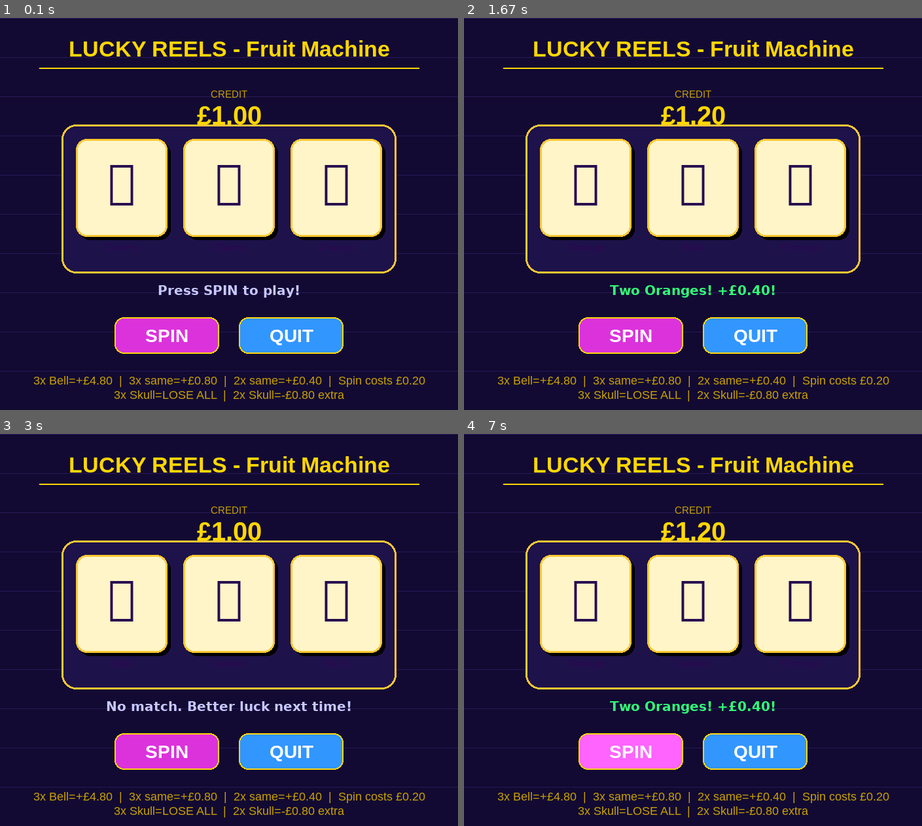
Above: before the commit, frames 1-4 (two rows, left to right).
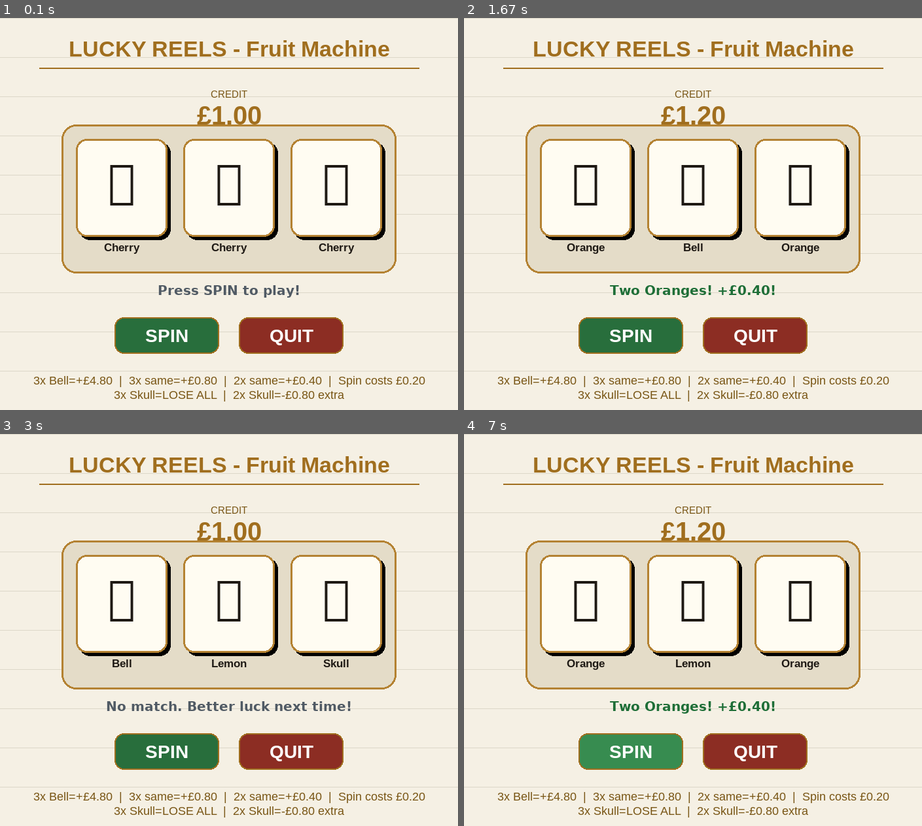
Above: after the commit, the same moments.

Repository: reveleigh/A-Level-Coding-Challenge-Solutions
Game: pygame game, started from Fruit Machine/Pygame/main.py
Same seed, same stepped clock (60 frames per second), same inputs: the game is played once before the commit and once after it.
Inputs (mouse positions are in pixels of both pictures, inside the frame that each line leads up to):
- Up to frame 1 (0.1 s): no input
- Up to frame 2 (1.67 s): click "SPIN" at 0.38 s; click (697, 237) at 0.72 s
- Up to frame 3 (3 s): click "SPIN" at 2.05 s; click (206, 731) at 2.38 s
- Up to frame 4 (7 s): click (624, 743) at 6.72 s

The runs differ from the first frame. In frame 1, 99% of the frame differs, in the area x 0-100%, y 0-100%; in frame 2, 99%; in frame 3, 99%; in frame 4, 99%.

Commit message:
Retheme all Pygame apps: light backgrounds, no purples or neon

Diff:
--- a/Factorial Finder/Pygame/main.py
+++ b/Factorial Finder/Pygame/main.py
@@ -77,14 +77,14 @@
 FPS           = 60      # Frames per second – how often we redraw the screen
 
 # --- Colours (Pygame uses RGB tuples: Red, Green, Blue  0-255) ---
-COLOUR_BG         = (20,  20,  40)   # Dark navy background
-COLOUR_TITLE      = (180, 140, 255)  # Soft purple for the title
-COLOUR_LABEL      = (200, 200, 220)  # Light grey for labels
-COLOUR_BOX_NORMAL = (50,  50,  80)   # Input box colour (inactive)
-COLOUR_BOX_ACTIVE = (80,  80, 140)   # Input box colour (when the user is typing)
-COLOUR_BOX_BORDER = (120, 100, 200)  # Border of the input box
-COLOUR_RESULT     = (100, 255, 180)  # Bright green for the answer
-COLOUR_ERROR      = (255, 100, 100)  # Red for error messages
+COLOUR_BG         = (245, 243, 238)  # Warm off-white background
+COLOUR_TITLE      = ( 50,  80, 100)  # Dark slate blue for the title
+COLOUR_LABEL      = ( 90, 100, 110)  # Mid-grey for labels
+COLOUR_BOX_NORMAL = (225, 222, 215)  # Input box colour (inactive)
+COLOUR_BOX_ACTIVE = (255, 255, 252)  # Input box colour (when the user is typing)
+COLOUR_BOX_BORDER = ( 80, 120, 150)  # Border of the input box
+COLOUR_RESULT     = ( 30, 120,  80)  # Forest green for the answer
+COLOUR_ERROR      = (180,  50,  40)  # Deep red for error messages
 COLOUR_WHITE      = (255, 255, 255)
 
 # --- Step 3: Create the window ---
@@ -260,7 +260,7 @@
         screen.blit(error_surf, (error_x, 320))
 
     # --- Footer hint ---
-    hint_surf = font_label.render("Backspace to clear  |  Enter to calculate", True, (80, 80, 110))
+    hint_surf = font_label.render("Backspace to clear  |  Enter to calculate", True, (150, 155, 160))
     hint_x = (WINDOW_WIDTH - hint_surf.get_width()) // 2
     screen.blit(hint_surf, (hint_x, 370))
 
--- a/Fruit Machine/Pygame/main.py
+++ b/Fruit Machine/Pygame/main.py
@@ -26,26 +26,26 @@
 WINDOW_HEIGHT = 600    # Height of the game window in pixels
 FPS           = 60     # Frames per second — how often the screen is redrawn
 
-# --- Vegas Neon Colour Palette (R, G, B tuples, each value 0-255) ---
-COLOUR_BG           = (18,  10,  50)   # Deep navy/purple background
-COLOUR_PANEL        = (30,  18,  75)   # Slightly lighter panel behind reels
-COLOUR_REEL_BG      = (255, 245, 200)  # Warm cream background for each reel box
-COLOUR_REEL_OUTLINE = (255, 200,  50)  # Bright gold outline around reel boxes
-COLOUR_GOLD         = (255, 215,   0)  # Pure gold — used for headings & credit
-COLOUR_GOLD_DARK    = (200, 160,   0)  # Darker gold for shadows / disabled text
+# --- British Seaside Arcade Colour Palette (R, G, B tuples, each value 0-255) ---
+COLOUR_BG           = (245, 240, 228)  # Warm ivory background
+COLOUR_PANEL        = (228, 220, 200)  # Slightly darker cream panel behind reels
+COLOUR_REEL_BG      = (255, 252, 242)  # Bright warm white for each reel box
+COLOUR_REEL_OUTLINE = (180, 130,  50)  # Warm antique gold outline around reel boxes
+COLOUR_GOLD         = (160, 110,  30)  # Antique gold — headings & credit
+COLOUR_GOLD_DARK    = (120,  85,  20)  # Darker gold for shadows / disabled text
 COLOUR_WHITE        = (255, 255, 255)  # Pure white
 COLOUR_BLACK        = (  0,   0,   0)  # Pure black
-COLOUR_TEXT_DARK    = ( 40,  10,  80)  # Very dark purple — text on light surfaces
-COLOUR_RESULT_WIN   = ( 50, 255, 120)  # Bright green — winning result messages
-COLOUR_RESULT_LOSS  = (255,  80,  80)  # Bright red — losing result messages
-COLOUR_RESULT_NEUT  = (200, 200, 255)  # Pale lavender — neutral result messages
+COLOUR_TEXT_DARK    = ( 30,  25,  20)  # Rich dark charcoal — text on light surfaces
+COLOUR_RESULT_WIN   = ( 30, 110,  55)  # Forest green — winning result messages
+COLOUR_RESULT_LOSS  = (170,  40,  30)  # Deep red — losing result messages
+COLOUR_RESULT_NEUT  = ( 80,  90, 100)  # Slate grey — neutral result messages
 
 # --- Button colours ---
-COLOUR_SPIN_ACTIVE  = (220,  50, 220)  # Vivid magenta — spin button when enabled
-COLOUR_SPIN_HOVER   = (255, 100, 255)  # Lighter magenta — when mouse is over it
-COLOUR_SPIN_DISABLED= ( 80,  50,  90)  # Dull purple — spin button when disabled
-COLOUR_QUIT_ACTIVE  = ( 50, 150, 255)  # Bright blue — quit button
-COLOUR_QUIT_HOVER   = (100, 190, 255)  # Lighter blue — quit button hover
+COLOUR_SPIN_ACTIVE  = ( 40, 110,  60)  # Forest green — spin button when enabled
+COLOUR_SPIN_HOVER   = ( 55, 140,  80)  # Lighter green — when mouse is over it
+COLOUR_SPIN_DISABLED= (180, 175, 165)  # Muted grey — spin button when disabled
+COLOUR_QUIT_ACTIVE  = (140,  45,  35)  # Deep red — quit button
+COLOUR_QUIT_HOVER   = (170,  60,  45)  # Lighter red — quit button hover
 COLOUR_BTN_TEXT     = (255, 255, 255)  # White text on buttons
 
 # --- Fruit machine game logic constants ---
@@ -301,7 +301,7 @@
 
     # Draw subtle horizontal grid lines for a retro Vegas feel
     for y in range(0, WINDOW_HEIGHT, 60):          # Every 60 pixels vertically
-        pygame.draw.line(surface, (40, 25, 90),    # Very dark purple lines
+        pygame.draw.line(surface, (220, 215, 200), # Subtle warm grey lines
                          (0, y), (WINDOW_WIDTH, y), 1)
 
 
@@ -411,7 +411,7 @@
     """
     # Semi-transparent dark overlay covering the whole window
     overlay = pygame.Surface((WINDOW_WIDTH, WINDOW_HEIGHT), pygame.SRCALPHA)
-    overlay.fill((10, 5, 30, 210))    # RGBA — last value is alpha (0=clear, 255=solid)
+    overlay.fill((30, 20, 10, 210))   # RGBA — last value is alpha (0=clear, 255=solid)
     surface.blit(overlay, (0, 0))
 
     # Central panel
--- a/Speed Tracker/Pygame/main.py
+++ b/Speed Tracker/Pygame/main.py
@@ -27,25 +27,25 @@
 # CONSTANTS — colours, dimensions, fonts sizes, game rules
 # =============================================================================
 
-# --- Motorway / road-sign colour palette ---
-C_BG           = (18,  38,  46)   # very dark teal — main background
-C_PANEL        = (26,  54,  64)   # slightly lighter panel background
-C_BORDER       = (52, 100, 112)   # muted teal border for boxes
-C_BORDER_FOCUS = (255, 210,   0)  # highway yellow — active input field
-C_TEXT         = (230, 240, 245)  # near-white general text
-C_LABEL        = (160, 200, 210)  # pale teal for field labels
-C_HEADING      = (255, 210,   0)  # bright yellow — section headings
-C_BTN_IDLE     = ( 34,  85,  85)  # dark green-teal button normal state
-C_BTN_HOVER    = ( 46, 120, 120)  # lighter teal button hover state
+# --- Light road-authority colour palette ---
+C_BG           = (245, 245, 242)  # warm off-white — main background
+C_PANEL        = (232, 230, 225)  # light warm grey panel background
+C_BORDER       = (160, 160, 155)  # mid-grey border for boxes
+C_BORDER_FOCUS = ( 50, 100, 160)  # slate blue — active input field
+C_TEXT         = ( 30,  30,  28)  # dark charcoal — main text
+C_LABEL        = ( 80,  85,  90)  # medium grey for field labels
+C_HEADING      = ( 40,  70, 100)  # dark slate blue — section headings
+C_BTN_IDLE     = ( 45, 100,  65)  # forest green button normal state
+C_BTN_HOVER    = ( 60, 130,  85)  # lighter green button hover state
 C_BTN_TEXT     = (255, 255, 255)  # white text on button
-C_SAFE         = ( 60, 200, 100)  # motorway green — not speeding
-C_WARN         = (255, 160,  30)  # amber — borderline / warning
-C_DANGER       = (220,  50,  50)  # red — speeding
-C_LOG_ROW_A    = ( 22,  46,  56)  # alternating log row colour A
-C_LOG_ROW_B    = ( 28,  58,  70)  # alternating log row colour B
-C_DIVIDER      = ( 52,  90, 100)  # thin horizontal rule colour
-C_SCROLL_TRACK = ( 36,  66,  78)  # scrollbar track
-C_SCROLL_THUMB = ( 80, 140, 160)  # scrollbar thumb
+C_SAFE         = ( 30, 110,  55)  # forest green — not speeding
+C_WARN         = (180, 110,  20)  # amber-brown — borderline / warning
+C_DANGER       = (165,  35,  30)  # deep red — speeding
+C_LOG_ROW_A    = (240, 238, 233)  # alternating log row colour A
+C_LOG_ROW_B    = (248, 246, 242)  # alternating log row colour B
+C_DIVIDER      = (200, 198, 192)  # thin horizontal rule colour
+C_SCROLL_TRACK = (210, 208, 202)  # scrollbar track
+C_SCROLL_THUMB = (130, 128, 120)  # scrollbar thumb
 
 # --- Layout dimensions (all in pixels) ---
 WINDOW_W       = 820    # total window width
--- a/Theif!/Pygame/main.py
+++ b/Theif!/Pygame/main.py
@@ -82,19 +82,19 @@
 FPS           = 60
 
 # --- Parchment / organic colour palette ---
-# Think aged paper, sepia ink, warm earth tones.
-COLOUR_BG          = (210, 195, 165)   # Warm parchment
-COLOUR_PANEL       = (228, 215, 185)   # Lighter panel / card area
-COLOUR_INK         = ( 55,  40,  20)   # Dark sepia ink (main text)
-COLOUR_INK_LIGHT   = ( 95,  75,  45)   # Lighter ink (labels, hints)
-COLOUR_BORDER      = (150, 120,  70)   # Aged brown border
-COLOUR_BOX_IDLE    = (240, 230, 205)   # Input box background (idle)
-COLOUR_BOX_ACTIVE  = (248, 240, 220)   # Input box background (focused)
-COLOUR_ACCENT      = (140,  80,  30)   # Rust-orange accent (titles, results)
-COLOUR_SCROLL_BG   = (195, 180, 150)   # Scroll list background
-COLOUR_SCROLL_ROW  = (205, 190, 160)   # Alternating row tint
-COLOUR_ERROR       = (160,  50,  30)   # Deep red for errors
-COLOUR_SCROLLBAR   = (160, 130,  80)   # Scrollbar track colour
+# Think fresh notebook paper, ink, warm natural tones.
+COLOUR_BG          = (248, 244, 234)   # Pale cream page background
+COLOUR_PANEL       = (238, 233, 220)   # Slightly darker cream for panels
+COLOUR_INK         = ( 35,  28,  18)   # Rich dark brown ink (main text)
+COLOUR_INK_LIGHT   = ( 90,  75,  55)   # Warm mid-brown (labels, hints)
+COLOUR_BORDER      = (160, 130,  85)   # Warm tan border
+COLOUR_BOX_IDLE    = (252, 248, 238)   # Input box background (idle)
+COLOUR_BOX_ACTIVE  = (255, 252, 244)   # Input box background (focused)
+COLOUR_ACCENT      = (130,  70,  20)   # Warm chestnut accent (titles, results)
+COLOUR_SCROLL_BG   = (228, 220, 200)   # Scroll list background
+COLOUR_SCROLL_ROW  = (238, 230, 212)   # Alternating row tint
+COLOUR_ERROR       = (160,  45,  30)   # Deep brick red for errors
+COLOUR_SCROLLBAR   = (170, 140,  90)   # Scrollbar thumb colour
 
 # ============================================================
 #  WINDOW & CLOCK
--- a/Unit Converter/Pygame/main.py
+++ b/Unit Converter/Pygame/main.py
@@ -40,21 +40,21 @@
 # --- Colour palette: clean scientific / lab aesthetic ---------------------------
 # Each colour is an (R, G, B) tuple; values range from 0 to 255
 
-COL_BG          = (245, 243, 237)   # Off-white / cream  — main background
-COL_PANEL_L     = (228, 226, 218)   # Slightly darker cream — left panel bg
-COL_PANEL_R     = (255, 254, 250)   # Near-white — right panel bg
-COL_ACCENT      = ( 70, 100, 140)   # Slate blue — primary accent (buttons, borders)
-COL_ACCENT_LT   = (120, 160, 200)   # Lighter slate blue — hover / border highlight
-COL_TEAL        = ( 60, 140, 130)   # Muted teal — selected-button highlight
-COL_TEAL_LT     = ( 90, 180, 165)   # Lighter teal — selected button top gradient feel
-COL_INK         = ( 30,  30,  40)   # Dark ink — primary text colour
-COL_INK_LIGHT   = ( 90,  90, 110)   # Dimmer ink — secondary labels
-COL_INPUT_BG    = (255, 255, 252)   # Almost pure white — input box background
-COL_INPUT_FOCUS = (235, 245, 255)   # Pale blue tint when input box is focused
-COL_RESULT_BG   = (230, 245, 240)   # Very light teal tint — result box background
-COL_BTN_CONV    = ( 60, 140, 130)   # Convert button face (teal)
-COL_BTN_HOVER   = ( 40, 110, 100)   # Convert button when mouse hovers over it
-COL_ERROR       = (180,  50,  50)   # Red — shown when input is not a valid number
+COL_BG          = (248, 246, 240)   # Warm white — main background
+COL_PANEL_L     = (235, 230, 218)   # Warm light tan — left panel bg
+COL_PANEL_R     = (255, 254, 250)   # Clean white — right panel bg
+COL_ACCENT      = ( 70,  95,  70)   # Sage green — primary accent (buttons, borders)
+COL_ACCENT_LT   = (110, 140, 110)   # Lighter sage — hover / border highlight
+COL_TEAL        = ( 90, 115,  75)   # Moss green — selected-button highlight
+COL_TEAL_LT     = (120, 150, 100)   # Lighter moss — selected button feel
+COL_INK         = ( 28,  25,  20)   # Rich dark charcoal — primary text colour
+COL_INK_LIGHT   = ( 95,  88,  78)   # Warm mid-brown — secondary labels
+COL_INPUT_BG    = (255, 253, 248)   # Warm white — input box background
+COL_INPUT_FOCUS = (245, 248, 238)   # Pale sage tint when input box is focused
+COL_RESULT_BG   = (240, 245, 232)   # Very light sage tint — result box background
+COL_BTN_CONV    = ( 90, 115,  75)   # Convert button face (moss green)
+COL_BTN_HOVER   = ( 65,  90,  52)   # Convert button when mouse hovers over it
+COL_ERROR       = (165,  45,  35)   # Deep brick red — shown when input is not valid
 COL_WHITE       = (255, 255, 255)   # Pure white — used for button text
 
 # --- Layout constants -----------------------------------------------------------
